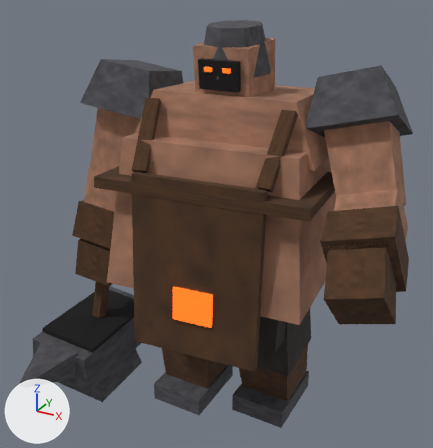
The glTF model assets/models/anvil.glb: old version first, new version second.
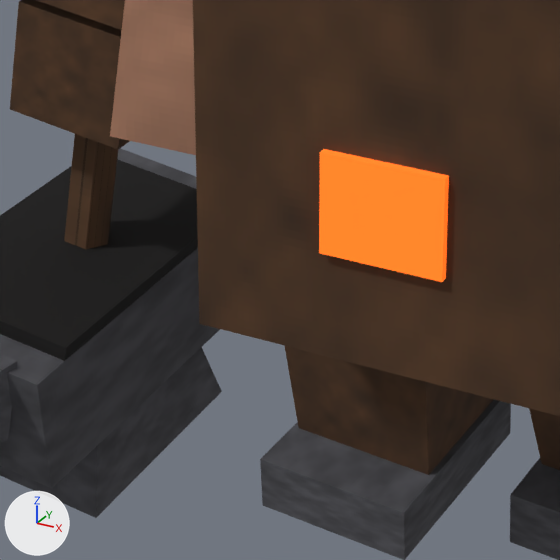
The first picture shows the older version from a camera (50 mm lens) standing at (1.98, -3.92, 3.53) and looking at (-0.02, -0.28, 1.71). The close-ups show the older and then the newer version on the part from 17% to 57% of the width and 53% to 93% of the height of that picture. Only the edits that show in the close-ups are written down. Arrows for +X, +Y and +Z are at lower left; the lights stay in place. Where no turn or scale is listed for an object, it has been applied to the vertices.

Objects in the first close-up: 'chest', 'foot_L', 'foot_R', 'forearm_R', 'hammer', 'hand_R', 'shin_L', 'shin_R'.
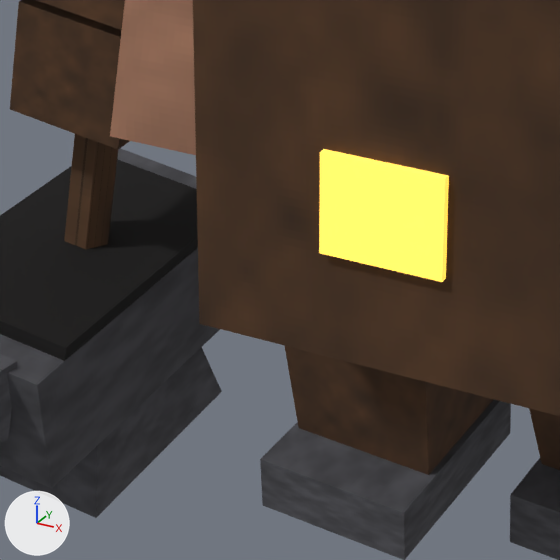
The change, as JSON lines over the scene's bpy script:
```json
{"op": "set", "path": "mat_a_ember.base_color", "old": "(1.0, 0.171, 0.0134)", "new": "(1.0, 0.692, 0.133)", "note": "orange #ff731f -> yellow #ffd966"}
{"op": "set", "path": "mat_a_ember.emission_color", "old": "(1.0, 0.133, 0.00719)", "new": "(1.0, 0.604, 0.0732)", "note": "orange #ff6614 -> yellow #ffcc4c"}
```

Where the change shows, as pixel boxes [x1, y1, x2, y2] in the close-ups (560 x 560 px):
```json
{"object": "chest", "change": "recoloured", "before": [316, 145, 454, 285], "after": [316, 145, 454, 285], "on screen": "orange to yellow"}
```
